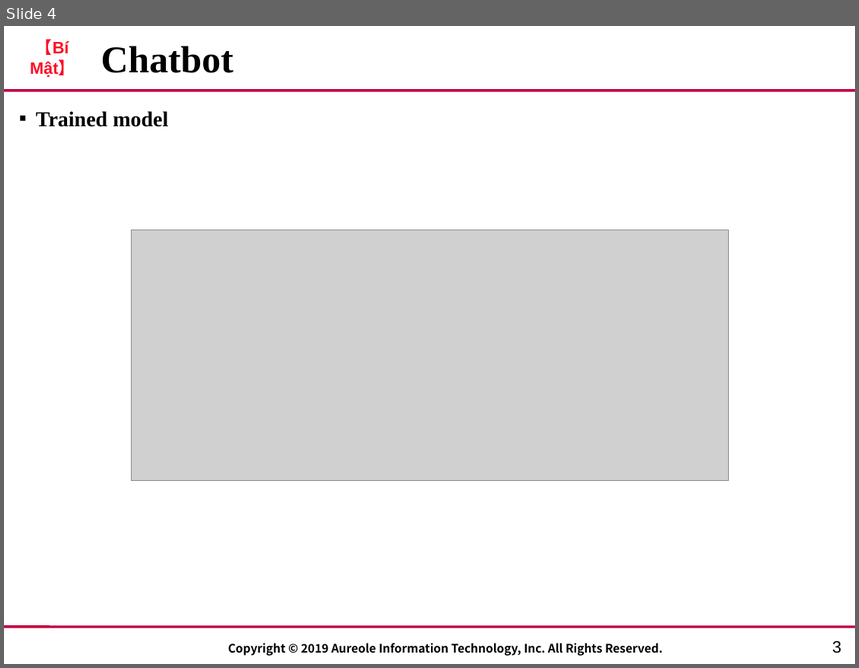
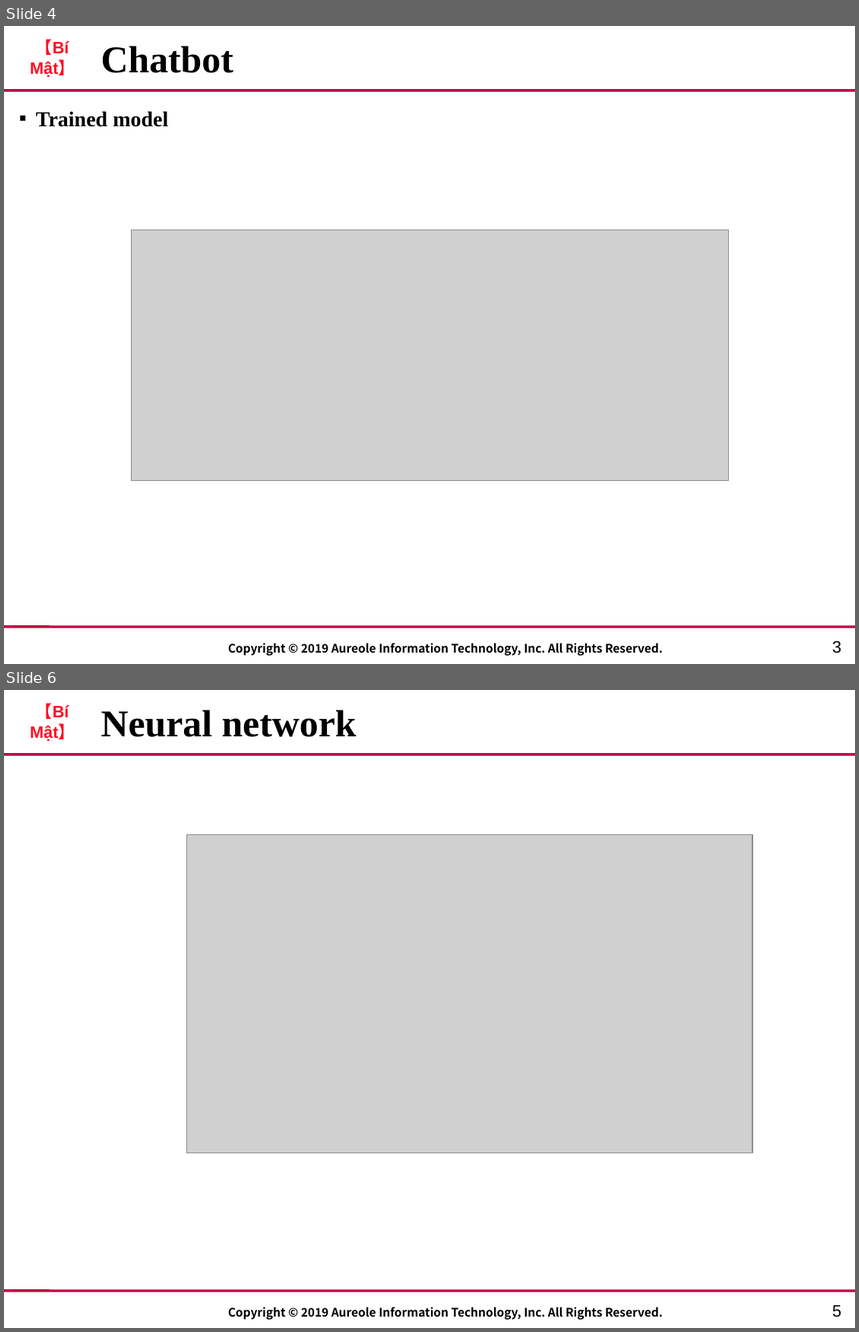
Before and after one commit to lucas2298/chatApp, a slide deck: AIT_Template - real.pptx. Shown one above the other, each under a label of ours: slide 4 before the commit, slides 4 and 6 after it; the slides between them are not shown. The pictures are 859x668 and 859x1332 pixels, drawn with LibreOffice and Linux fonts; fonts in the diff are those of the drawing; grey boxes stand for pictures; background and template pictures are left out. Boxes give left, top, right and bottom in pixels: in the first picture for what was removed or moved away, otherwise in the second. Text is boxed around its words. In the diff, an @@ line names an element or a change of style, - is before the commit and + after.

```diff
--- a/AIT_Template - real.pptx
+++ b/AIT_Template - real.pptx
@@ slide 6 added at (4,690,855,1328), background #FFFFFF; not listed: 4 template elements that a slide beside it also shows @@
@@ title added at (101,710,357,737), 32 pt, text #000000, bold @@
+Neural network
@@ picture added at (187,834,753,1153) @@
@@ page number added at (832,1306,842,1318), 14 pt, text #000000 @@
+5
```
Also in this commit, not shown: 2 slides changed, 2 other slides added, 1 slide removed.
